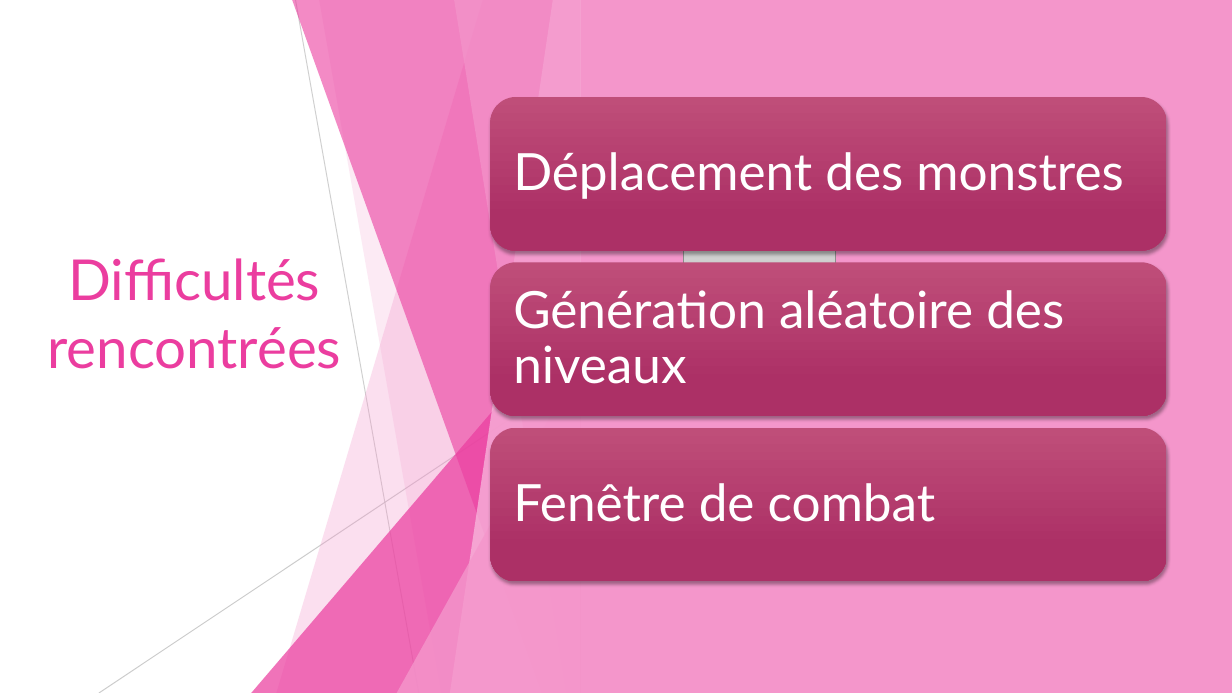
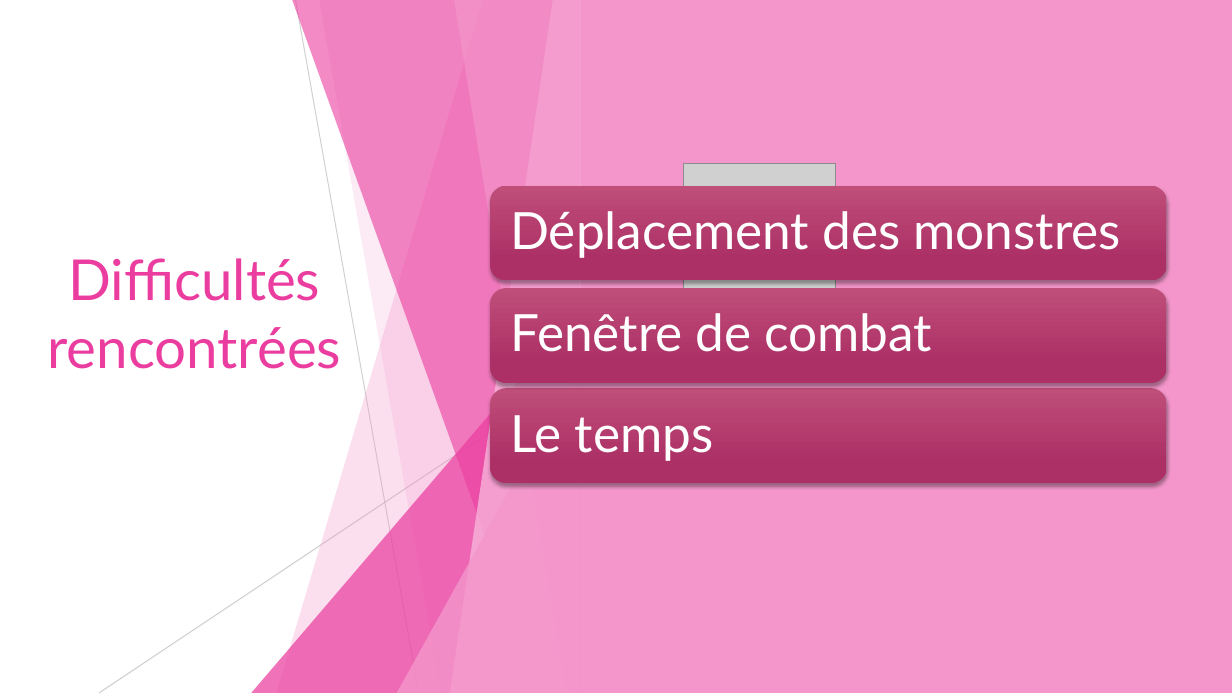
Before and after one commit to djaquet5/MCR-Prototype, a slide deck: slide 6 of Prototype-Pratique.pptx. Drawn at 1232x693 pixels with LibreOffice and Linux fonts; fonts in the diff are those of the drawing; grey boxes stand for pictures. Boxes give left, top, right and bottom in pixels: in the first picture for what was removed or moved away, otherwise in the second. Text is boxed around its words. In the diff, an @@ line names an element or a change of style, - is before the commit and + after.

```diff
--- a/Prototype-Pratique.pptx
+++ b/Prototype-Pratique.pptx
@@ rounded rectangle: place and size @@
-rounded rectangle at [491, 97, 1167, 250]
+rounded rectangle at [491, 186, 1167, 280]
@@ text "Déplacement des monstres": place and size @@
-text "Déplacement des monstres" at [513, 152, 1123, 199]
+text "Déplacement des monstres" at [510, 211, 1121, 258]
@@ rounded rectangle: place and size @@
-rounded rectangle at [491, 262, 1167, 416]
+rounded rectangle at [491, 288, 1167, 383]
@@ text "Fenêtre de combat": place and size @@
-text "Fenêtre de combat" at [513, 483, 935, 522]
+text "Fenêtre de combat" at [510, 313, 932, 352]
@@ text removed at [513, 290, 1064, 384] @@
-Génération aléatoire des niveaux
@@ rounded rectangle: place and size @@
-rounded rectangle at [491, 428, 1167, 581]
+rounded rectangle at [491, 388, 1167, 482]
@@ text added at [510, 415, 713, 461], 40 pt, text #FFFFFF @@
+Le temps
```
Also in this commit, not shown: 2 other slides changed, 1 slide added.
